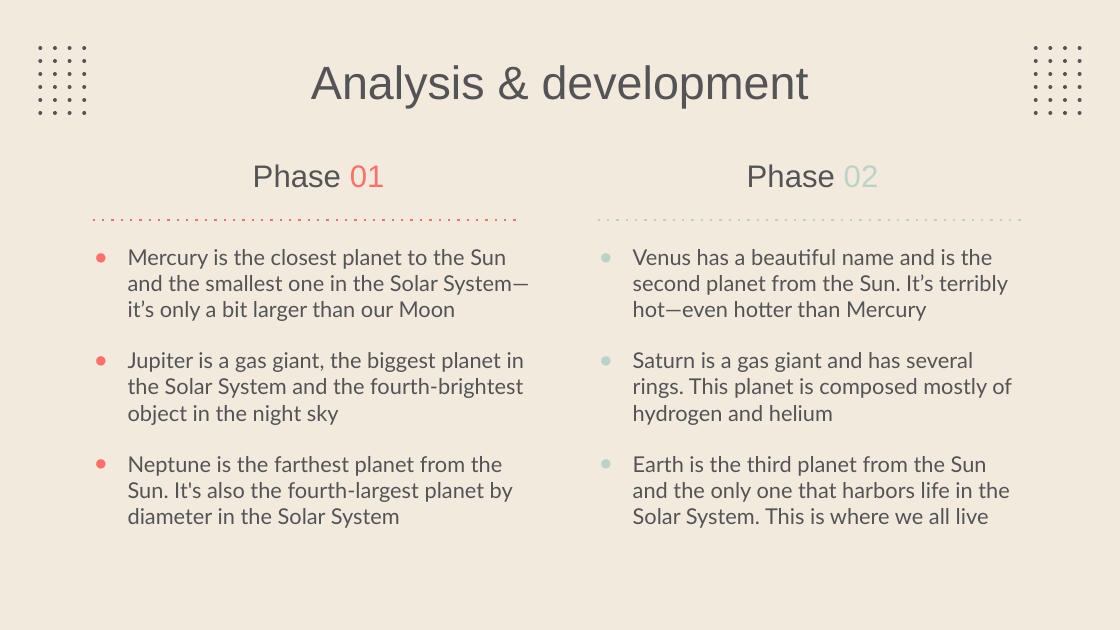
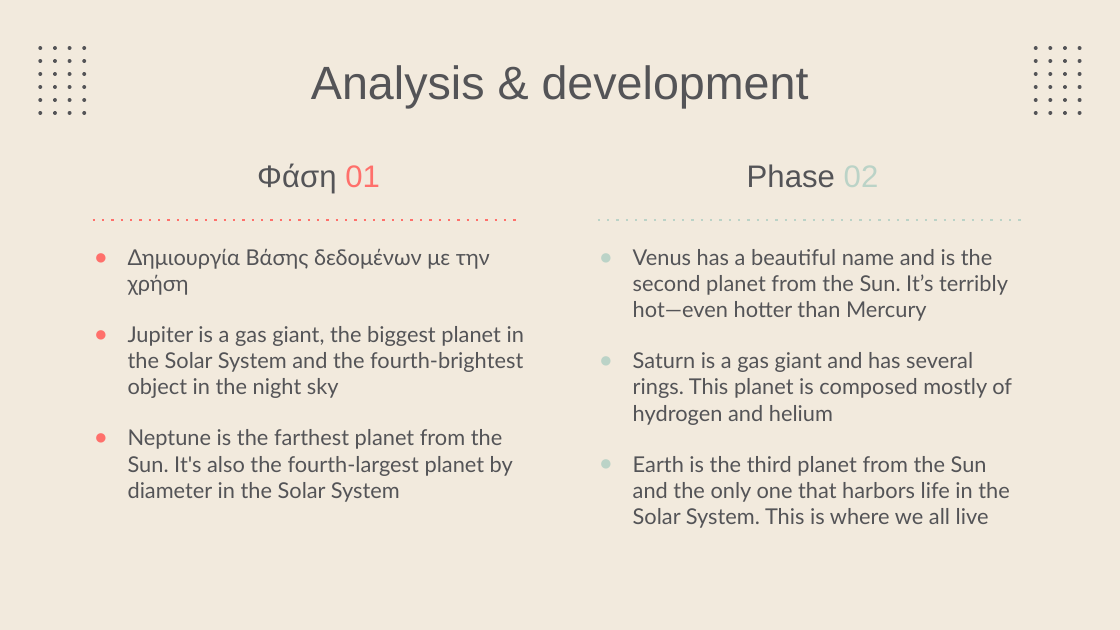
Before and after one commit to Button99/Rental-Accommodation, a slide deck: slide 16 of Thesis PowerPoint.pptx (slide 17 before the commit). Drawn at 1120x630 pixels with LibreOffice and Linux fonts; fonts in the diff are those of the drawing. Boxes give left, top, right and bottom in pixels: in the first picture for what was removed or moved away, otherwise in the second. Text is boxed around its words. In the diff, an @@ line names an element or a change of style, - is before the commit and + after.

```diff
--- a/Thesis PowerPoint.pptx
+++ b/Thesis PowerPoint.pptx
@@ text at [257,163,380,193]: text changed @@
-Phase 01
+Φάση 01
@@ subtitle at [128,248,490,295]: text changed @@
-● Mercury is the closest planet to the Sun and the smallest one in the Solar System—it’s only a bit larger than our Moon
+● Δημιουργία Βάσης δεδομένων με την χρήση
```
Also in this commit, not shown: 2 other slides changed, 3 slides added, 11 slides removed.
